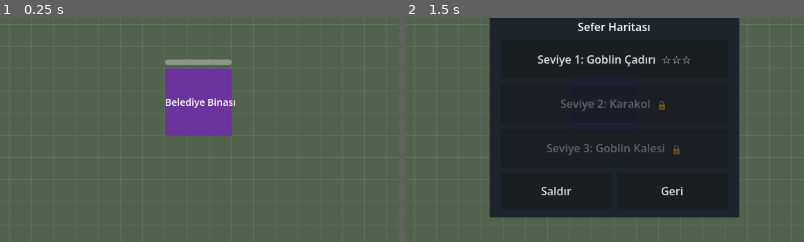
Above: before the commit, frames 1-2 (left to right).
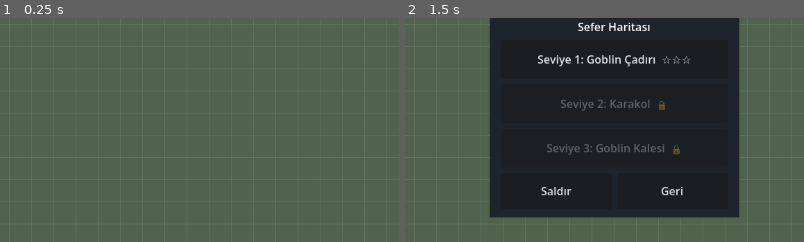
Above: after the commit, the same moments.

Repository: YazarKemal/ClashGame
Game: Godot game, scene res://scenes/main.tscn
The game is run twice, just before and just after one commit, with the same random seed, the same clock (stepped at 60 frames per second) and the same inputs.
Inputs:
- Up to frame 1 (0.25 s): no input
- Up to frame 2 (1.5 s): click "Köyü Sıfırla" at 0.5 s; click "Savaşa Git!" at 1.25 s
The pictures show only the part of the screen within x 24-74%, y 29-79%; the shares and areas given below are measured in that part.

The runs differ from the first frame. In frame 1, 5.5% of the frame differs, in the area x 41-59%, y 18-53%; in frame 2, less than 0.1%.
Error after the commit: Parse Error: Identifier "elix" not declared in the current scope. (res://scripts/save_manager.gd:136)

Commit message:
feat: implement offline income system and cleanup dead camera code
- SaveManager: on village load, credit production from active Mines/Elixir
  Collectors for the time the player was away (capped at 8h, min 60s) and
  publish a human-readable summary.
- save_resources_only now refreshes last_saved_time so raid time is never
  mistaken for offline absence.
- main.gd shows the offline-earnings report popup on returning to the village.
- FxManager: add screen-anchored popup_notice() toast (multi-line, auto-fade).
- Remove unused touch_camera.gd (superseded by camera_controller.gd).

Diff:
--- a/scripts/fx_manager.gd
+++ b/scripts/fx_manager.gd
@@ -63,3 +63,43 @@
 	for c in get_tree().get_nodes_in_group("camera"):
 		if c.has_method("shake"):
 			c.shake(strength, duration)
+
+## Shows a multi-line, screen-anchored notice near the top of the view (e.g.
+## the offline-earnings report on returning to the village). Unlike float_text
+## it lives on its own CanvasLayer so it is not part of the camera's world
+## space, and it fades out after a few seconds.
+func popup_notice(text: String, duration: float = 3.0) -> void:
+	var scene := get_tree().current_scene
+	if scene == null:
+		return
+	var layer := CanvasLayer.new()
+	layer.layer = 100
+	scene.add_child(layer)
+
+	# Centered box with the message; a label sized to the content drives both.
+	var box := ColorRect.new()
+	box.color = Color(0.08, 0.08, 0.1, 0.85)
+	var label := Label.new()
+	label.text = text
+	label.add_theme_font_size_override("font_size", 18)
+	label.add_theme_color_override("font_color", Color(1, 1, 1, 1))
+	label.add_theme_color_override("font_outline_color", Color(0, 0, 0, 0.9))
+	label.add_theme_constant_override("outline_size", 4)
+	label.horizontal_alignment = HORIZONTAL_ALIGNMENT_CENTER
+	label.autowrap_mode = TextServer.AUTOWRAP_WORD_SMART
+	label.custom_minimum_size = Vector2(340, 0)
+	label.reset_size()
+	var pad := Vector2(24, 18)
+	box.size = label.size + pad
+	label.position = pad * 0.5
+	box.add_child(label)
+
+	var view := get_viewport().get_visible_rect().size
+	box.position = Vector2(maxf(view.x * 0.5 - box.size.x * 0.5, 8.0), 70.0)
+	layer.add_child(box)
+
+	# Pause for reading, then fade the box (and its label) out and free it.
+	var tw := box.create_tween()
+	tw.tween_interval(duration)
+	tw.tween_property(box, "modulate:a", 0.0, 0.6)
+	tw.tween_callback(layer.queue_free)
--- a/scripts/main.gd
+++ b/scripts/main.gd
@@ -10,6 +10,9 @@
 func _ready() -> void:
 	GameManager.in_raid = false
 	SaveManager.load_game(manager)
+	# Show what the player earned while away ("" when there was nothing).
+	if SaveManager.offline_summary != "":
+		FxManager.popup_notice(SaveManager.offline_summary)
 	_autosave_timer = Timer.new()
 	_autosave_timer.wait_time = 30.0
 	_autosave_timer.autostart = true
--- a/scripts/save_manager.gd
+++ b/scripts/save_manager.gd
@@ -4,6 +4,19 @@
 ## (SaveManager), just like GameManager.
 
 const SAVE_PATH := "user://save_game.json"
+
+## Offline production never accumulates past this many seconds, so an absent
+## player can't come back to an exploded economy after a multi-week absence.
+const MAX_OFFLINE_SECONDS := 8 * 3600  # 8 hours
+
+## Absences shorter than this are treated as "still here" (e.g. returning from
+## a raid, which rewrites last_saved_time to ~now) and earn no offline income,
+## so a sub-minute gap never spawns a pointless popup.
+const MIN_OFFLINE_SECONDS := 60
+
+## Human-readable offline report for the last load ("" when nothing earned).
+## Read by main.gd after load_game() so the village scene can show a popup.
+var offline_summary := ""
 
 ## Building.Type <-> string names for JSON-friendly storage.
 const TYPE_NAMES := {
@@ -55,6 +68,7 @@
 ## file was loaded; when none exists (or it is corrupt) it seeds a fresh
 ## village with a Town Hall in the center and returns false.
 func load_game(manager: BuildingManager) -> bool:
+	offline_summary = ""
 	if not FileAccess.file_exists(SAVE_PATH):
 		_init_default_village(manager)
 		return false
@@ -84,7 +98,73 @@
 		var level := int(e.get("level", 1))
 		var hp := int(e.get("current_hp", 0))
 		_spawn_building(manager, type, cell, level, hp)
+
+	# Credit mines/collectors for the time the player was away. Buildings are
+	# restored above, so their level-scaled per-second rates are available here.
+	var last_saved := int(data.get("last_saved_time", 0))
+	var elapsed := _offline_elapsed_seconds(last_saved)
+	if elapsed >= MIN_OFFLINE_SECONDS:
+		_apply_offline_income(manager, elapsed)
 	return true
+
+## Whole seconds between `last_saved` (a Unix timestamp) and now; 0 when the
+## timestamp is missing/invalid so a fresh village never earns offline income.
+func _offline_elapsed_seconds(last_saved: int) -> int:
+	if last_saved <= 0:
+		return 0
+	return int(Time.get_unix_time_from_system()) - last_saved
+
+## Sums the level-scaled production of every active Mine/Elixir Collector over
+## the time away (capped at MAX_OFFLINE_SECONDS), credits it to the vault and
+## builds a human-readable summary shown when the village loads.
+func _apply_offline_income(manager: BuildingManager, elapsed: int) -> void:
+	var seconds := mini(elapsed, MAX_OFFLINE_SECONDS)
+	if seconds <= 0:
+		return
+	# Aggregated per-second rates across every producing building.
+	var gold_rate := 0
+	var elixir_rate := 0
+	for b in manager.get_tree().get_nodes_in_group("buildings"):
+		if b is Building:
+			gold_rate += b.gold_per_sec
+			elixir_rate += b.elixir_per_sec
+	var gold := gold_rate * seconds
+	var elixir := elixir_rate * seconds
+	if gold <= 0 and elixir <= 0:
+		return
+	GameManager.gold += gold
+	GameManager.elixir += elix
+	GameManager.resource_changed.emit(GameManager.gold, GameManager.elixir)
+
+	var lines: Array[String] = []
+	if gold > 0:
+		lines.append("Altın Madeni: +%s Altın" % _fmt_number(gold))
+	if elixir > 0:
+		lines.append("İksir Toplayıcı: +%s İksir" % _fmt_number(elixir))
+	var note := "" if elapsed <= MAX_OFFLINE_SECONDS \
+			else " (8 sa. üst sınır)"
+	offline_summary = "Köyünden ayrı kaldın: %s%s\n%s" % [
+			_fmt_duration(seconds), note, "\n".join(lines)]
+
+## Formats seconds as "X sa Y dk" (or minutes/seconds when short).
+func _fmt_duration(total_seconds: int) -> String:
+	var h := total_seconds / 3600
+	var m := (total_seconds % 3600) / 60
+	if h > 0:
+		return "%d sa %d dk" % [h, m]
+	if m > 0:
+		return "%d dk" % m
+	return "%d sn" % total_seconds
+
+## Formats a positive integer with a "." thousands separator (Turkish style).
+func _fmt_number(n: int) -> String:
+	var s := str(n)
+	var out := ""
+	for i in range(s.length() - 1, -1, -1):
+		out = s[i] + out
+		if i > 0 and (s.length() - i) % 3 == 0:
+			out = "." + out
+	return out
 
 ## Restores the trained army from the save data. JSON turns integer troop-type
 ## keys into strings, so they are converted back to ints here.
@@ -114,6 +194,9 @@
 	data["resources"] = {"gold": GameManager.gold, "elixir": GameManager.elixir}
 	data["army_data"] = GameManager.army_data
 	data["level_stars"] = GameManager.best_stars
+	# The player is present now, so the next village load must not treat the
+	# time spent in a raid as offline absence and credit extra production.
+	data["last_saved_time"] = int(Time.get_unix_time_from_system())
 	var f := FileAccess.open(SAVE_PATH, FileAccess.WRITE)
 	if f != null:
 		f.store_string(JSON.stringify(data, "\t"))
@@ -122,6 +205,7 @@
 ## Destroys all buildings, clears the grid and resources, removes the save
 ## file, then reseeds a fresh village so the load path can be tested.
 func reset_village(manager: BuildingManager) -> void:
+	offline_summary = ""
 	for b in manager.get_tree().get_nodes_in_group("buildings"):
 		if b is Building:
 			b.free()
@@ -142,6 +226,7 @@
 ## Seeds a brand-new village: default resources plus one Town Hall in the
 ## center of the grid.
 func _init_default_village(manager: BuildingManager) -> void:
+	offline_summary = ""
 	GameManager.gold = 500
 	GameManager.elixir = 500
 	GameManager.resource_changed.emit(500, 500)
--- a/scripts/touch_camera.gd
+++ /dev/null
@@ -1,112 +0,0 @@
-extends Camera2D
-
-## Mobile touch camera: single-finger pan, two-finger pinch-to-zoom.
-## The village grid is a 40x40 iso area; the camera limits keep the view
-## mostly inside the map bounds.
-
-const MIN_ZOOM := 0.5
-const MAX_ZOOM := 2.5
-
-# Village grid extent (matches the ground node's 40x40 area).
-const GRID_SIZE := 40
-const TILE_SIZE := 32.0
-const GRID_RECT := Rect2(-(GRID_SIZE * TILE_SIZE) / 2.0,
-		-(GRID_SIZE * TILE_SIZE) / 2.0,
-		GRID_SIZE * TILE_SIZE,
-		GRID_SIZE * TILE_SIZE)
-
-var _panning := false
-var _last_touch_pos := Vector2.ZERO
-var _view_rect := Rect2()  # last known visible viewport rect (pixels)
-
-func _ready() -> void:
-	position = Vector2.ZERO
-	limit_left = int(GRID_RECT.position.x - 128.0)
-	limit_top = int(GRID_RECT.position.y - 128.0)
-	limit_right = int(GRID_RECT.end.x + 128.0)
-	limit_bottom = int(GRID_RECT.end.y + 128.0)
-
-func _unhandled_input(event: InputEvent) -> void:
-	if event is InputEventScreenTouch:
-		_handle_screen_touch(event)
-	elif event is InputEventScreenDrag:
-		_handle_screen_drag(event)
-	elif event is InputEventMagnifyGesture:
-		_handle_magnify(event)
-	elif event is InputEventPanGesture:
-		_handle_pan_gesture(event)
-	elif event is InputEventMouseButton:
-		_handle_mouse_button(event)
-	elif event is InputEventMouseMotion:
-		_handle_mouse_motion(event)
-
-func _handle_screen_touch(event: InputEventScreenTouch) -> void:
-	if event.index == 0:
-		if event.pressed:
-			_panning = true
-			_last_touch_pos = event.position
-		else:
-			_panning = false
-
-func _handle_screen_drag(event: InputEventScreenDrag) -> void:
-	if _panning and event.index == 0:
-		var delta := event.position - _last_touch_pos
-		position -= delta / zoom.x
-		_last_touch_pos = event.position
-		_clamp_position()
-
-func _handle_magnify(event: InputEventMagnifyGesture) -> void:
-	_set_zoom(zoom.x * event.factor, event.position)
-
-func _handle_pan_gesture(event: InputEventPanGesture) -> void:
-	position -= event.delta * 40.0
-	_clamp_position()
-
-func _handle_mouse_button(event: InputEventMouseButton) -> void:
-	if event.button_index == MOUSE_BUTTON_WHEEL_UP:
-		_set_zoom(zoom.x * 1.1, get_global_mouse_position())
-	elif event.button_index == MOUSE_BUTTON_WHEEL_DOWN:
-		_set_zoom(zoom.x / 1.1, get_global_mouse_position())
-	elif event.button_index == MOUSE_BUTTON_LEFT:
-		if event.pressed:
-			_panning = true
-			_last_touch_pos = event.position
-		else:
-			_panning = false
-
-func _handle_mouse_motion(event: InputEventMouseMotion) -> void:
-	if _panning:
-		var delta := event.position - _last_touch_pos
-		position -= delta / zoom.x
-		_last_touch_pos = event.position
-		_clamp_position()
-
-func _set_zoom(target_zoom: float, focus_screen_pos: Vector2) -> void:
-	var new_zoom := clampf(target_zoom, MIN_ZOOM, MAX_ZOOM)
-	if is_equal_approx(new_zoom, zoom.x):
-		return
-
-	# Convert the focus screen point to world before and after the zoom
-	# change so the world under the focus stays fixed.
-	var viewport_center := get_viewport_rect().size * 0.5
-	var focus_world_before := position + (focus_screen_pos - viewport_center) / zoom.x
-	zoom = Vector2(new_zoom, new_zoom)
-	var focus_world_after := position + (focus_screen_pos - viewport_center) / zoom.x
-	position += focus_world_before - focus_world_after
-	_clamp_position()
-
-func _clamp_position() -> void:
-	var half_view := _get_view_size() * 0.5
-	position.x = clampf(position.x, limit_left + half_view.x, limit_right - half_view.x)
-	position.y = clampf(position.y, limit_top + half_view.y, limit_bottom - half_view.y)
-
-func _get_view_size() -> Vector2:
-	if _view_rect.size != Vector2.ZERO:
-		return _view_rect.size / zoom
-	return get_viewport_rect().size / zoom
-
-func _process(_delta: float) -> void:
-	# Refresh the visible view size from the actual viewport each frame.
-	_view_rect = get_viewport_rect()
-	# Keep limits applied as the viewport resizes.
-	_clamp_position()
Not shown, removed: scripts/touch_camera.gd.uid
